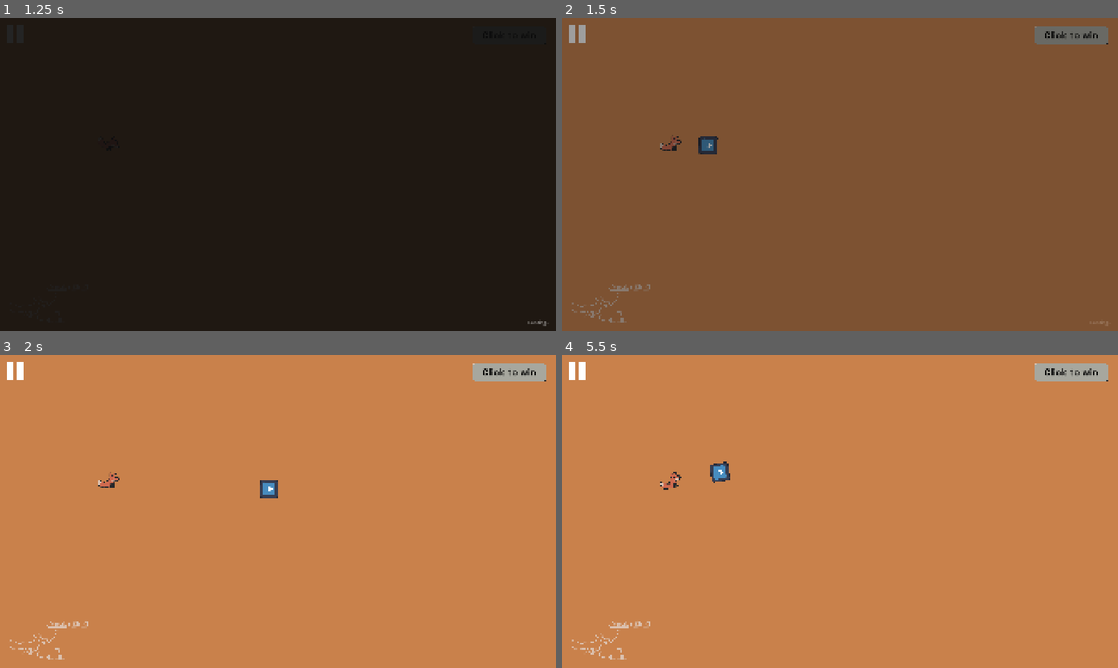
Above: before the commit, frames 1-4 (two rows, left to right).
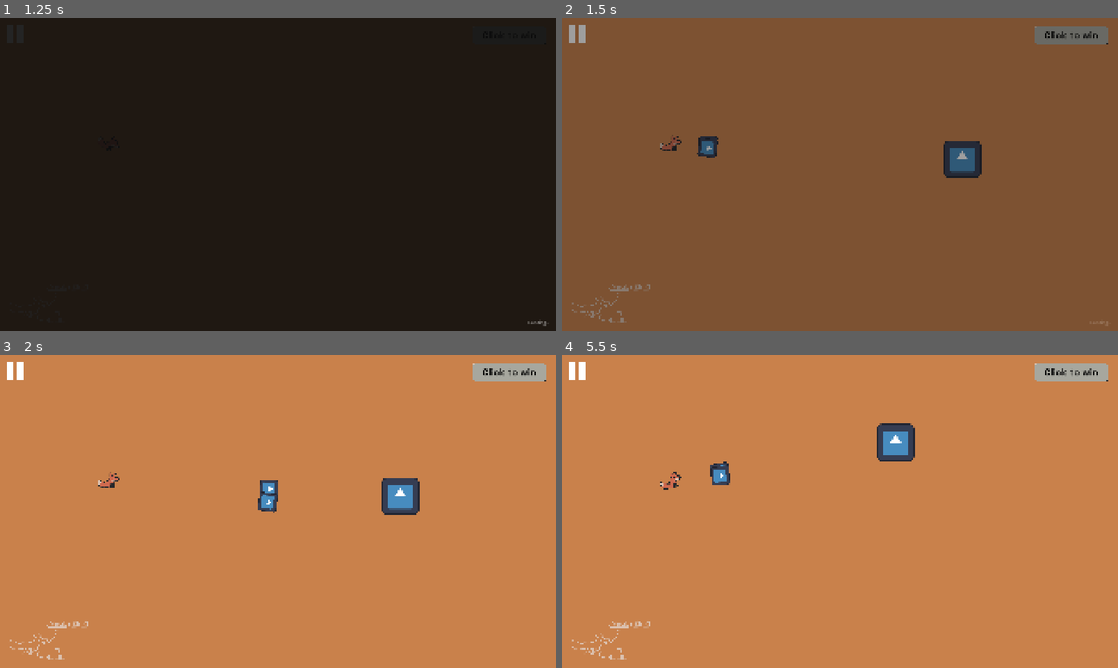
Above: after the commit, the same moments.

Repository: MagmutC3/418GC
Game: Godot game, scene res://Scenes/MainMenu/MainMenu.tscn
Two runs of this game, one before a commit and one after it. Both use one fixed random seed, a clock stepped at 60 frames per second and the inputs below. The engine's default icon, where the game draws it, is replaced by a stand-in: a white triangle on a blue panel in a dark square. Sound files missing from this copy of the repository are replaced by a short silence.
Inputs (mouse positions are in pixels of both pictures, inside the frame that each line leads up to):
- Up to frame 1 (1.25 s): click "Start" at 0.5 s
- Up to frame 2 (1.5 s): tap Enter (ui_accept) at 1.25 s; move the mouse to (962, 158) at 1.27 s; hold Right (ui_right) from 1.28 s (still down); click (962, 158) at 1.35 s
- Up to frame 3 (2 s): keep holding Right (ui_right); tap Enter (ui_accept) at 1.52 s
- Up to frame 4 (5.5 s): release Right (ui_right) at 2 s; click "Click to win" at 2 s; move the mouse to (728, 527) at 2.77 s; hold Down (ui_down) 2.78-3.5 s; click (728, 527) at 2.85 s; tap Enter (ui_accept) at 3.02 s; click "To the title" at 3.5 s; click "Start" at 4.25 s; move the mouse to (895, 442) at 5.02 s; hold Right (ui_right) from 5.03 s (still down); tap L at 5.1 s; click (895, 442) at 5.3 s

Frame 1 is identical in both runs. In frame 2, 0.9% of the frame differs, in the area x 24-76%, y 38-52%; in frame 3, 1.0%, in the area x 46-76%, y 39-52%; in frame 4, 0.9%.

Commit message:
effect stacking system

Diff:
--- a/Objects/Character/Character.tscn
+++ b/Objects/Character/Character.tscn
@@ -23,6 +23,7 @@
 [ext_resource type="Script" uid="uid://dtqqxa8m2kk5g" path="res://Scripts/Workshop/butt.gd" id="18_dq3o2"]
 [ext_resource type="Script" uid="uid://6q56cxspm45r" path="res://Scripts/Workshop/magazine.gd" id="19_o7xpd"]
 [ext_resource type="Script" uid="uid://dyagvnsq3k1k2" path="res://Scripts/Workshop/trigger.gd" id="20_iouyi"]
+[ext_resource type="PackedScene" uid="uid://bexypihhqifh4" path="res://Objects/Effects/example_constant_effect.tscn" id="23_irryd"]
 
 [sub_resource type="SpriteFrames" id="SpriteFrames_twgt0"]
 animations = [{
@@ -83,6 +84,7 @@
 stream_2/stream = ExtResource("12_7nuro")
 
 [node name="Character" type="CharacterBody2D" groups=["MAIN_CHARACTER"]]
+collision_layer = 2
 script = ExtResource("1_3btn0")
 
 [node name="MovementBehaviour" type="Node" parent="."]
@@ -156,6 +158,7 @@
 script = ExtResource("19_o7xpd")
 
 [node name="GunModifierTemplate" parent="Weapon/Magazine" instance=ExtResource("18_8vdmj")]
+effect = ExtResource("23_irryd")
 
 [node name="Trigger" type="Node" parent="Weapon"]
 script = ExtResource("20_iouyi")
@@ -165,4 +168,6 @@
 [node name="BulletSpawnPoint" type="Marker2D" parent="."]
 position = Vector2(50, 0)
 
+[node name="ActiveEffects" type="Node" parent="."]
+
 [connection signal="timeout" from="BarkTimeout" to="AnimationBehaviour" method="_on_bark_timeout"]
--- a/Objects/Character/shooting_behaviour.gd
+++ b/Objects/Character/shooting_behaviour.gd
@@ -9,7 +9,7 @@
 func shoot():
 	var b = bullet.instantiate()
 
-	owner.owner.add_child(b)
+	owner.add_sibling(b)
 	b.global_transform = get_node("../BulletSpawnPoint").global_transform
 
 	get_node("../Weapon").shoot(b)
--- /dev/null
+++ b/Objects/Effects/example_constant_effect.gd
@@ -0,0 +1,4 @@
+extends Sprite2D
+
+func _process(_delta: float) -> void:
+	self.global_position = get_global_mouse_position()
--- /dev/null
+++ b/Objects/Effects/example_constant_effect.tscn
@@ -0,0 +1,8 @@
+[gd_scene load_steps=3 format=3 uid="uid://bexypihhqifh4"]
+
+[ext_resource type="Texture2D" uid="uid://bghlf5yi20pxk" path="res://icon.svg" id="1_856bj"]
+[ext_resource type="Script" uid="uid://yv885lgihg71" path="res://Objects/Effects/example_constant_effect.gd" id="2_dr42e"]
+
+[node name="ExampleConstantEffect" type="Sprite2D"]
+texture = ExtResource("1_856bj")
+script = ExtResource("2_dr42e")
--- a/Objects/GunModifiers/gun_modifier_template.tscn
+++ b/Objects/GunModifiers/gun_modifier_template.tscn
@@ -1,6 +1,8 @@
-[gd_scene load_steps=2 format=3 uid="uid://c8l8nv4qt34w7"]
+[gd_scene load_steps=3 format=3 uid="uid://c8l8nv4qt34w7"]
 
 [ext_resource type="Script" uid="uid://dfpj82p5s6qyx" path="res://Objects/GunModifiers/plunger.gd" id="1_sbjdq"]
+[ext_resource type="PackedScene" uid="uid://bexypihhqifh4" path="res://Objects/Effects/example_constant_effect.tscn" id="2_4lqwv"]
 
 [node name="GunModifierTemplate" type="Node"]
 script = ExtResource("1_sbjdq")
+effect = ExtResource("2_4lqwv")
--- a/Objects/GunModifiers/plunger.gd
+++ b/Objects/GunModifiers/plunger.gd
@@ -1,4 +1,6 @@
 extends GunModifier
+
+@onready var activeEffects = $"../../../ActiveEffects"
 
 #This is a modifier template script
 #if the effect is active/constant (ex. aura, cursor effect)
@@ -7,29 +9,48 @@
 	#add functionality directly in the effect function
 
 #on hit effect
-	#add a callable to Bullet's onHits array
-	#
+	#add a callable to Bullet's instance onHits array
+
 #constant effect
+	#add child to activeEffects if it's not already there
 
-func on_hit_example():
-	print("hit")
+#bullet effect
+	#add child to Bullet's instance
 
-func scope_effect(instance : Bullet):
-	instance.speed += 1000
-	instance.onHits.append(on_hit_example)
+func on_hit_example(hit):
+	print(hit)
+
+func scope_effect(_instance : Bullet):
+	#this is an example of a instant effect
+	_instance.speed += 1000
 	pass
 
-func barrel_effect(instance : Bullet):
+func barrel_effect(_instance : Bullet):
+	#this is an example of an on hit effect
+	_instance.onHits.append(on_hit_example)
 	pass
 
-func attachment_effect(instance : Bullet):
+func attachment_effect(_instance : Bullet):
+	#this is an example of a bullet effect
+	var e = _instance.duplicate()
+	_instance.add_sibling(e)
+	e.global_rotation += 10.0/360*PI
+	e.speed = _instance.speed
+	e.onHits = _instance.onHits
 	pass
 
-func butt_effect(instance : Bullet):
+var constantEffectAdded = false
+@export var effect : PackedScene
+func butt_effect(_instance : Bullet):
+	#this is an example of a constant effect
+	if not constantEffectAdded:
+		var e = effect.instantiate()
+		activeEffects.add_child(e)
+		constantEffectAdded = true
 	pass
 
-func magazine_effect(instance : Bullet):
+func magazine_effect(_instance : Bullet):
 	pass
 
-func trigger_effect(instance : Bullet):
+func trigger_effect(_instance : Bullet):
 	pass
--- a/Objects/bullet.tscn
+++ b/Objects/bullet.tscn
@@ -6,6 +6,7 @@
 [sub_resource type="RectangleShape2D" id="RectangleShape2D_m484p"]
 
 [node name="Bullet" type="Area2D"]
+collision_layer = 0
 script = ExtResource("1_ktj6t")
 
 [node name="Sprite2D" type="Sprite2D" parent="."]
@@ -15,3 +16,5 @@
 [node name="CollisionShape2D" type="CollisionShape2D" parent="."]
 scale = Vector2(6.33, 6.33)
 shape = SubResource("RectangleShape2D_m484p")
+
+[connection signal="body_entered" from="." to="." method="_on_Bullet_body_entered"]
--- a/Scenes/GameField/GameField.tscn
+++ b/Scenes/GameField/GameField.tscn
@@ -45,7 +45,8 @@
 
 [node name="CollisionShape2D5" type="CollisionShape2D" parent="Boundaries"]
 position = Vector2(100, 100)
-rotation = 3.4156094
+rotation = -2.867576
+scale = Vector2(0.99999994, 0.99999994)
 shape = SubResource("RectangleShape2D_8mfdk")
 
 [node name="CollisionShape2D2" type="CollisionShape2D" parent="Boundaries"]
--- a/scripts/Workshop/bullet.gd
+++ b/scripts/Workshop/bullet.gd
@@ -14,5 +14,5 @@
 		#for effect in onHits:
 			#call(effect)
 	for effect in onHits:
-		call(effect)
+		effect.call(hit)
 	queue_free()
--- a/scripts/Workshop/gun_modifier.gd
+++ b/scripts/Workshop/gun_modifier.gd
@@ -2,9 +2,9 @@
 extends Node
 class_name GunModifier
 
-@abstract func scope_effect(instance : Bullet) -> Callable
-@abstract func barrel_effect(instance : Bullet) -> Callable
-@abstract func attachment_effect(instance : Bullet) -> Callable
-@abstract func butt_effect(instance : Bullet) -> Callable
-@abstract func magazine_effect(instance : Bullet) -> Callable
-@abstract func trigger_effect(instance : Bullet) -> Callable
+@abstract func scope_effect(instance : Bullet)
+@abstract func barrel_effect(instance : Bullet)
+@abstract func attachment_effect(instance : Bullet)
+@abstract func butt_effect(instance : Bullet)
+@abstract func magazine_effect(instance : Bullet)
+@abstract func trigger_effect(instance : Bullet)
Not shown: 2 places in Objects/Character/Character.tscn that only renumber resources
Not shown, added: Objects/Effects/example_constant_effect.gd.uid
Not shown: 1 places in Objects/bullet.tscn that only renumber resources
